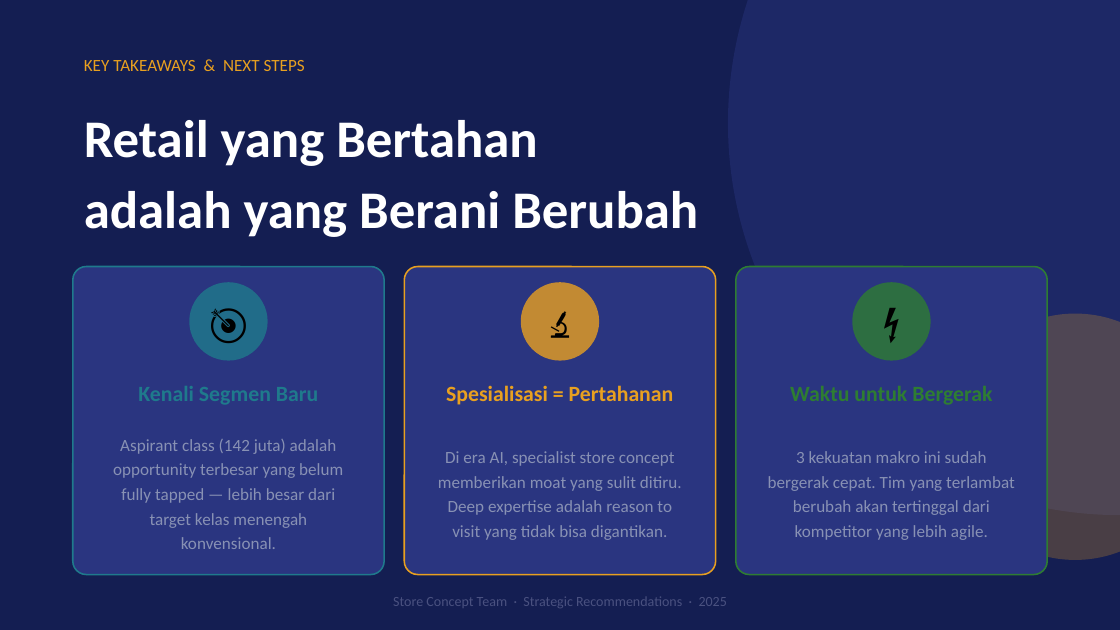
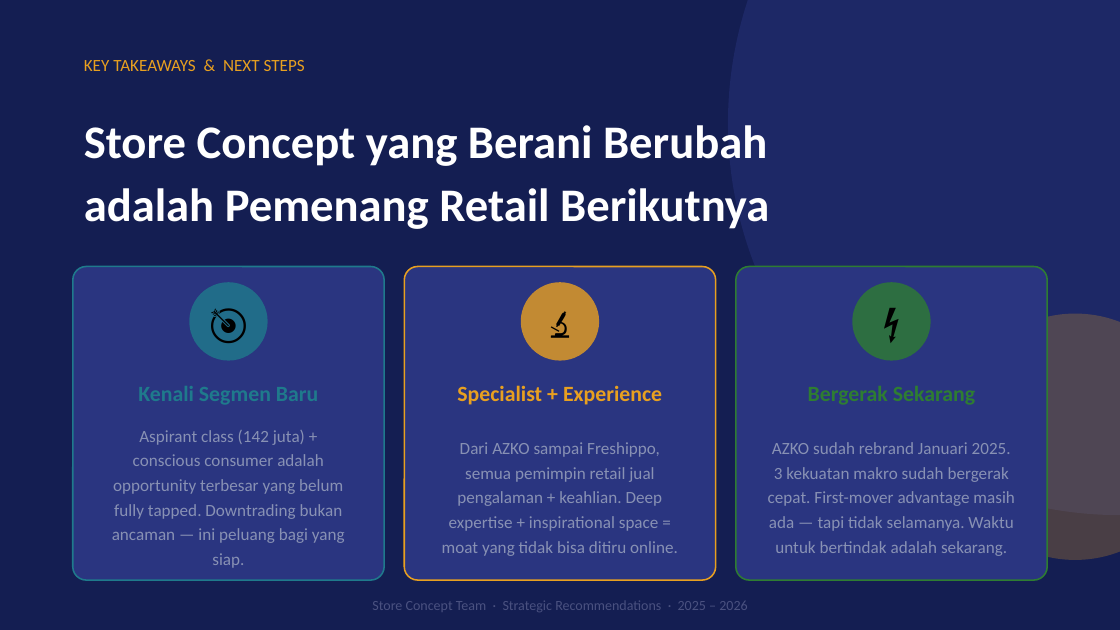
Before and after one commit to satebabicuy01-code/Deep-Research-skills, a slide deck: slide 14 of retail-strategy/retail-strategy-2025.pptx (slide 10 before the commit). Drawn at 1120x630 pixels with LibreOffice and Linux fonts; fonts in the diff are those of the drawing. Boxes give left, top, right and bottom in pixels: in the first picture for what was removed or moved away, otherwise in the second. Text is boxed around its words. In the diff, an @@ line names an element or a change of style, - is before the commit and + after.

```diff
--- a/retail-strategy/retail-strategy-2025.pptx
+++ b/retail-strategy/retail-strategy-2025.pptx
@@ text at [84, 125, 769, 229]: text changed; size 34 to 30 pt @@
-Retail yang Bertahan
-adalah yang Berani Berubah
+Store Concept yang Berani Berubah
+adalah Pemenang Retail Berikutnya
@@ rounded rectangle: place and size @@
-rounded rectangle at [73, 267, 384, 575]
+rounded rectangle at [73, 267, 384, 580]
@@ proportions changed in 3 elements at [736, 267, 1047, 580], [73, 267, 384, 580], [404, 267, 716, 580] @@
@@ rounded rectangle: place and size @@
-rounded rectangle at [404, 267, 716, 575]
+rounded rectangle at [404, 267, 716, 580]
@@ rounded rectangle: place and size @@
-rounded rectangle at [736, 267, 1047, 575]
+rounded rectangle at [736, 267, 1047, 580]
@@ text at [457, 385, 662, 405]: text changed @@
-Spesialisasi = Pertahanan
+Specialist + Experience
@@ text at [112, 430, 345, 568]: text changed @@
-Aspirant class (142 juta) adalah opportunity terbesar yang belum fully tapped — lebih besar dari target kelas menengah konvensional.
+Aspirant class (142 juta) + conscious consumer adalah opportunity terbesar yang belum fully tapped. Downtrading bukan ancaman — ini peluang bagi yang siap.
@@ text at [442, 442, 678, 556]: text changed @@
-Di era AI, specialist store concept memberikan moat yang sulit ditiru. Deep expertise adalah reason to visit yang tidak bisa digantikan.
+Dari AZKO sampai Freshippo, semua pemimpin retail jual pengalaman + keahlian. Deep expertise + inspirational space = moat yang tidak bisa ditiru online.
@@ text at [768, 442, 1015, 556]: text changed @@
-3 kekuatan makro ini sudah bergerak cepat. Tim yang terlambat berubah akan tertinggal dari kompetitor yang lebih agile.
+AZKO sudah rebrand Januari 2025. 3 kekuatan makro sudah bergerak cepat. First-mover advantage masih ada — tapi tidak selamanya. Waktu untuk bertindak adalah sekarang.
@@ text at [372, 601, 747, 612]: text changed @@
-Store Concept Team · Strategic Recommendations · 2025
+Store Concept Team · Strategic Recommendations · 2025 – 2026
```
Also in this commit, not shown: 8 other slides changed, 4 slides added.
